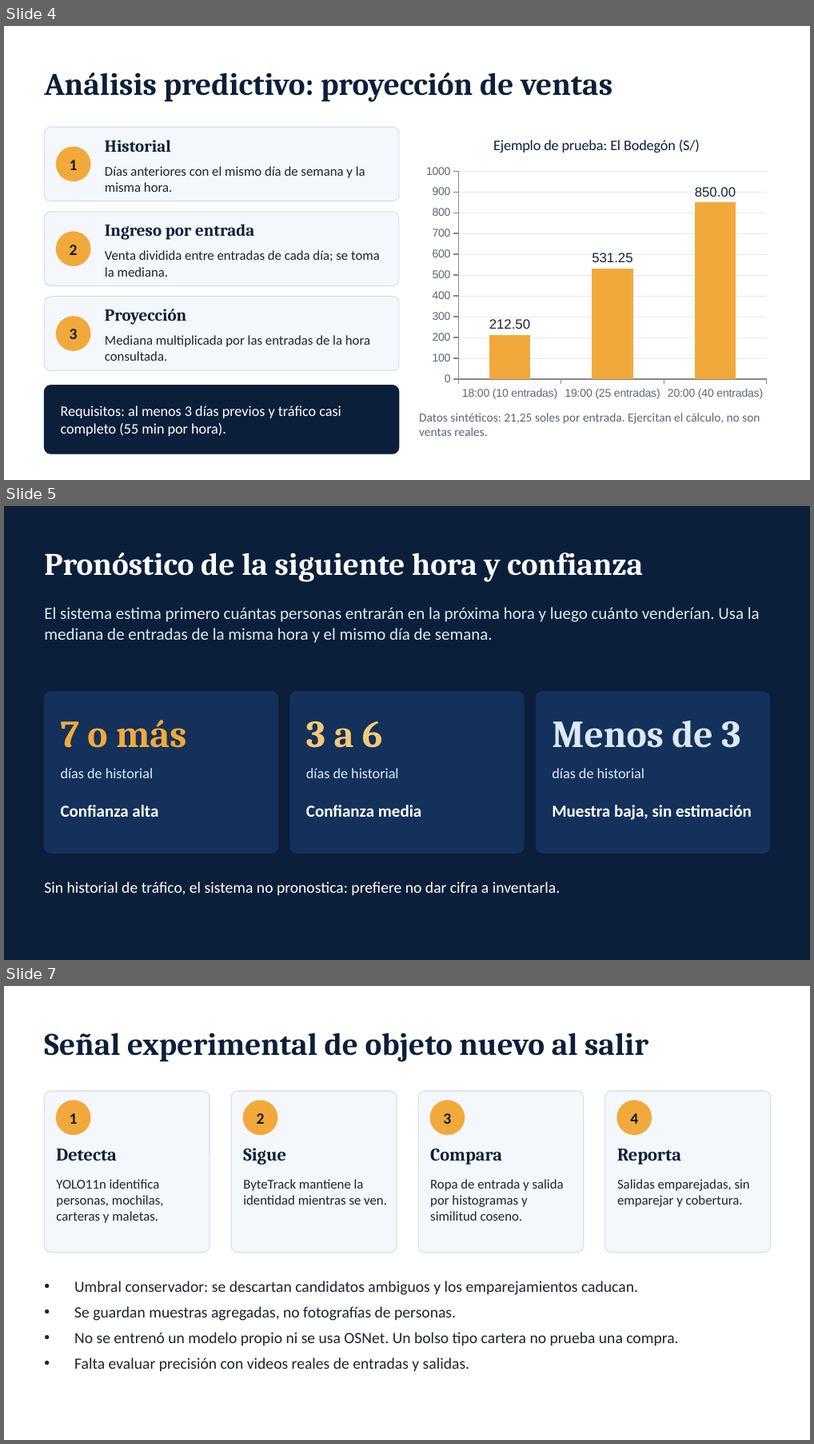
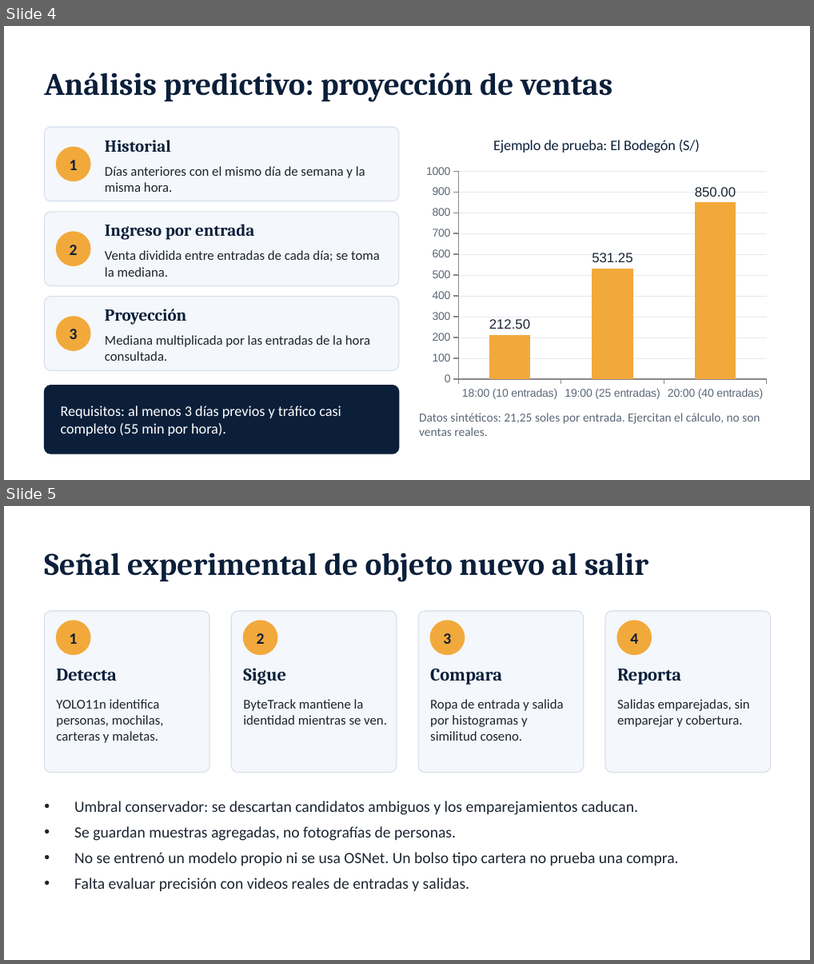
Before and after one commit to AngelAguilar21/Proyecto_LAP_Captone, a slide deck: informe/AeroTrack_Presentacion.pptx. Shown one above the other, each under a label of ours: slides 4, 5 and 7 before the commit, slides 4 and 5 after it; the slides between them are not shown. The pictures are 814x1444 and 814x964 pixels, drawn with LibreOffice and Linux fonts; fonts in the diff are those of the drawing. Boxes give left, top, right and bottom in pixels: in the first picture for what was removed or moved away, otherwise in the second. Text is boxed around its words. In the diff, an @@ line names an element or a change of style, - is before the commit and + after.

```diff
--- a/informe/AeroTrack_Presentacion.pptx
+++ b/informe/AeroTrack_Presentacion.pptx
@@ slide 5 removed at (4,506,810,960), background #0B1F3A @@
@@ text removed at (44,552,643,582) @@
-Pronóstico de la siguiente hora y confianza
@@ text removed at (44,607,760,643) @@
-El sistema estima primero cuántas personas entrarán en la próxima hora y luego cuánto venderían. Usa la mediana de entradas de la misma hora y el mismo día de semana.
@@ rounded rectangle removed at (44,692,278,852) @@
@@ rounded rectangle removed at (290,692,524,852) @@
@@ rounded rectangle removed at (536,692,770,852) @@
@@ text removed at (61,720,186,748) @@
-7 o más
@@ text removed at (306,720,383,748) @@
-3 a 6
@@ text removed at (552,720,741,748) @@
-Menos de 3
@@ text removed at (61,768,153,778) @@
-días de historial
@@ text removed at (306,768,398,778) @@
-días de historial
@@ text removed at (552,768,645,778) @@
-días de historial
@@ text removed at (61,804,158,816) @@
-Confianza alta
@@ text removed at (306,804,422,816) @@
-Confianza media
@@ text removed at (552,804,752,820) @@
-Muestra baja, sin estimación
@@ text removed at (44,881,561,895) @@
-Sin historial de tráfico, el sistema no pronostica: prefiere no dar cifra a inventarla.
@@ what was slide 7 is now slide 5 @@
```
Also in this commit, not shown: 1 slide changed, 1 other slide removed.
